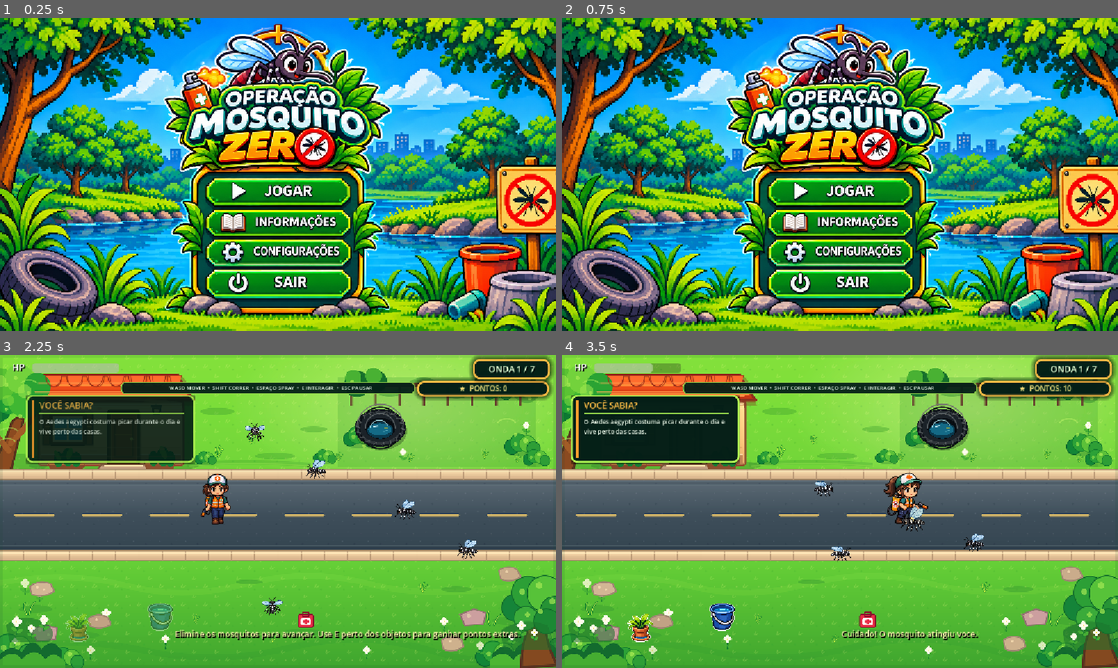
Above: before the commit, frames 1-4 (two rows, left to right).
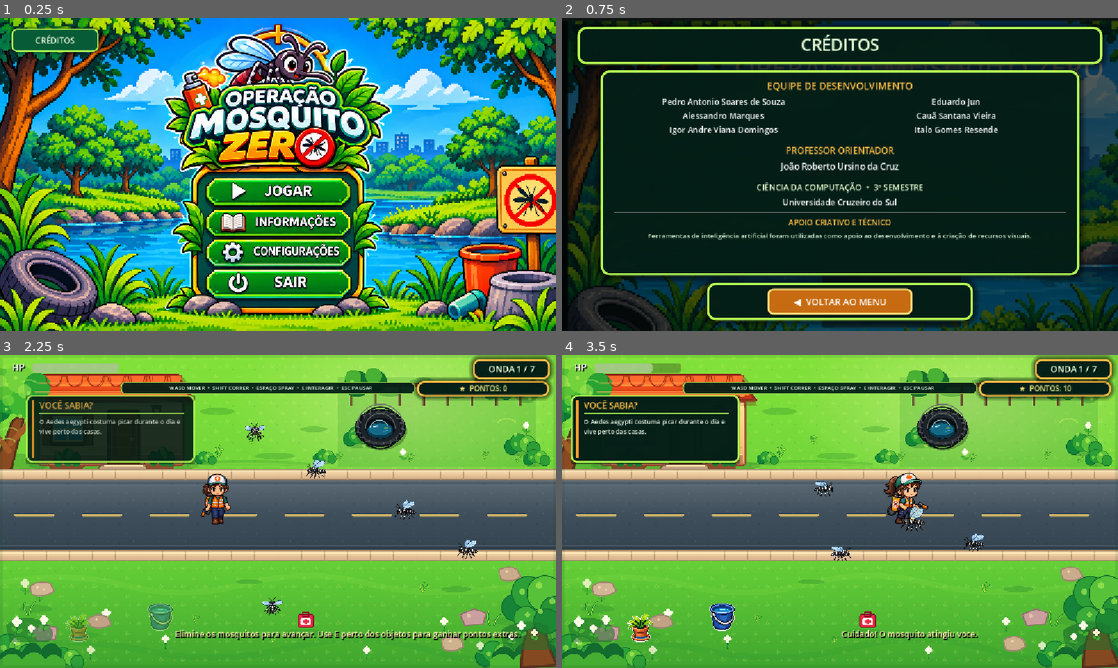
Above: after the commit, the same moments.

Repository: italolwk/operacao-mosquito-zero
Game: Godot game, scene res://main.tscn
Same seed, same stepped clock (60 frames per second), same inputs: the game is played once before the commit and once after it. Sound files missing from this copy of the repository are replaced by a short silence.
Inputs (mouse positions are in pixels of both pictures, inside the frame that each line leads up to):
- Up to frame 1 (0.25 s): no input
- Up to frame 2 (0.75 s): click (617, 39) at 0.5 s, where only the run after the commit has a clickable "CRÉDITOS"
- Up to frame 3 (2.25 s): click (278, 639) at 1.25 s, where only the run after the commit has a clickable "◀ VOLTAR AO MENU"; click (272, 527) at 2 s
- Up to frame 4 (3.5 s): tap Enter at 2.75 s; move the mouse to (962, 495) at 2.77 s; hold Right (ui_right) from 2.78 s (still down); hold Shift from 2.78 s (still down); tap Space at 3.02, 3.32 s

The runs differ from the first frame. In frame 1, 1.1% of the frame differs, in the area x 1-18%, y 2-12%; in frame 2, 93%, in the area x 0-100%, y 0-100%; in frame 3, less than 0.1%; in frame 4, nothing differs.

Commit message:
Atualiza jogo com tela de créditos

Diff:
--- /dev/null
+++ b/creditos.gd
@@ -0,0 +1,142 @@
+extends Control
+
+func _ready() -> void:
+    _montar_tela()
+
+func _montar_tela() -> void:
+    var sombra := ColorRect.new()
+    sombra.set_anchors_and_offsets_preset(Control.PRESET_FULL_RECT)
+    sombra.color = Color(0.005, 0.035, 0.03, 0.64)
+    sombra.mouse_filter = Control.MOUSE_FILTER_IGNORE
+    add_child(sombra)
+
+    var cabecalho := Panel.new()
+    cabecalho.position = Vector2(32, 18)
+    cabecalho.size = Vector2(1088, 78)
+    cabecalho.add_theme_stylebox_override("panel", _painel_style())
+    add_child(cabecalho)
+
+    var titulo := _rotulo("CRÉDITOS", 34, Color("#f1ffd9"), true)
+    titulo.position = Vector2(32, 29)
+    titulo.size = Vector2(1088, 52)
+    titulo.add_theme_color_override("font_outline_color", Color("#063b2b"))
+    titulo.add_theme_constant_override("outline_size", 5)
+    add_child(titulo)
+
+    var painel := PanelContainer.new()
+    painel.position = Vector2(80, 108)
+    painel.size = Vector2(992, 425)
+    painel.add_theme_stylebox_override("panel", _painel_style())
+    add_child(painel)
+
+    var coluna := VBoxContainer.new()
+    coluna.add_theme_constant_override("separation", 7)
+    coluna.size_flags_horizontal = Control.SIZE_EXPAND_FILL
+    coluna.size_flags_vertical = Control.SIZE_EXPAND_FILL
+    painel.add_child(coluna)
+
+    coluna.add_child(_rotulo("EQUIPE DE DESENVOLVIMENTO", 20, Color("#ffbd45"), true))
+
+    var equipe := HBoxContainer.new()
+    equipe.add_theme_constant_override("separation", 28)
+    equipe.size_flags_horizontal = Control.SIZE_EXPAND_FILL
+    coluna.add_child(equipe)
+
+    var coluna_esquerda := VBoxContainer.new()
+    coluna_esquerda.size_flags_horizontal = Control.SIZE_EXPAND_FILL
+    coluna_esquerda.add_theme_constant_override("separation", 5)
+    equipe.add_child(coluna_esquerda)
+    coluna_esquerda.add_child(_rotulo("Pedro Antonio Soares de Souza", 17, Color.WHITE, true))
+    coluna_esquerda.add_child(_rotulo("Alessandro Marques", 17, Color.WHITE, true))
+    coluna_esquerda.add_child(_rotulo("Igor Andre Viana Domingos", 17, Color.WHITE, true))
+
+    var coluna_direita := VBoxContainer.new()
+    coluna_direita.size_flags_horizontal = Control.SIZE_EXPAND_FILL
+    coluna_direita.add_theme_constant_override("separation", 5)
+    equipe.add_child(coluna_direita)
+    coluna_direita.add_child(_rotulo("Eduardo Jun", 17, Color.WHITE, true))
+    coluna_direita.add_child(_rotulo("Cauã Santana Vieira", 17, Color.WHITE, true))
+    coluna_direita.add_child(_rotulo("Italo Gomes Resende", 17, Color.WHITE, true))
+
+    var divisor_equipe := HSeparator.new()
+    coluna.add_child(divisor_equipe)
+
+    coluna.add_child(_rotulo("PROFESSOR ORIENTADOR", 18, Color("#ffbd45"), true))
+    coluna.add_child(_rotulo("João Roberto Ursino da Cruz", 18, Color.WHITE, true))
+
+    var divisor_academico := HSeparator.new()
+    coluna.add_child(divisor_academico)
+
+    coluna.add_child(_rotulo("CIÊNCIA DA COMPUTAÇÃO  •  3º SEMESTRE", 17, Color("#eaffd1"), true))
+    coluna.add_child(_rotulo("Universidade Cruzeiro do Sul", 17, Color.WHITE, true))
+
+    var divisor_apoio := HSeparator.new()
+    coluna.add_child(divisor_apoio)
+
+    coluna.add_child(_rotulo("APOIO CRIATIVO E TÉCNICO", 16, Color("#ffbd45"), true))
+    var apoio := _rotulo("Ferramentas de inteligência artificial foram utilizadas como apoio ao desenvolvimento e à criação de recursos visuais.", 14, Color("#d7f0d3"), true)
+    apoio.autowrap_mode = TextServer.AUTOWRAP_WORD_SMART
+    coluna.add_child(apoio)
+
+    var faixa_rodape := Panel.new()
+    faixa_rodape.position = Vector2(300, 548)
+    faixa_rodape.size = Vector2(552, 78)
+    faixa_rodape.add_theme_stylebox_override("panel", _painel_style())
+    add_child(faixa_rodape)
+
+    var voltar := Button.new()
+    voltar.text = "◀  VOLTAR AO MENU"
+    voltar.position = Vector2(426, 560)
+    voltar.size = Vector2(300, 54)
+    _estilizar_botao(voltar, true)
+    voltar.pressed.connect(_voltar_menu)
+    add_child(voltar)
+
+func _rotulo(texto: String, tamanho: int, cor: Color, centralizar: bool = false) -> Label:
+    var label := Label.new()
+    label.text = texto
+    label.add_theme_font_size_override("font_size", tamanho)
+    label.add_theme_color_override("font_color", cor)
+    label.vertical_alignment = VERTICAL_ALIGNMENT_CENTER
+    if centralizar:
+        label.horizontal_alignment = HORIZONTAL_ALIGNMENT_CENTER
+    return label
+
+func _voltar_menu() -> void:
+    OMZAudio.play_sfx("botao", -5.0)
+    get_tree().change_scene_to_file("res://main.tscn")
+
+func _painel_style() -> StyleBoxFlat:
+    var estilo := StyleBoxFlat.new()
+    estilo.bg_color = Color(0.015, 0.12, 0.09, 0.96)
+    estilo.border_color = Color("#b6ff55")
+    estilo.set_border_width_all(5)
+    estilo.set_corner_radius_all(18)
+    estilo.shadow_color = Color(0, 0, 0, 0.58)
+    estilo.shadow_size = 14
+    estilo.content_margin_left = 28
+    estilo.content_margin_right = 28
+    estilo.content_margin_top = 18
+    estilo.content_margin_bottom = 18
+    return estilo
+
+func _estilizar_botao(botao: Button, laranja: bool = false) -> void:
+    botao.add_theme_font_size_override("font_size", 19)
+    botao.add_theme_color_override("font_color", Color.WHITE)
+    botao.mouse_default_cursor_shape = Control.CURSOR_POINTING_HAND
+    botao.focus_mode = Control.FOCUS_NONE
+    botao.mouse_entered.connect(func(): OMZAudio.play_sfx("botao", -12.0))
+    var normal := StyleBoxFlat.new()
+    normal.bg_color = Color("#087b43") if not laranja else Color("#c76b12")
+    normal.border_color = Color("#b6ff55") if not laranja else Color("#ffe17b")
+    normal.set_border_width_all(4)
+    normal.set_corner_radius_all(11)
+    normal.shadow_color = Color(0, 0, 0, 0.4)
+    normal.shadow_size = 5
+    var hover := normal.duplicate() as StyleBoxFlat
+    hover.bg_color = Color("#149d56") if not laranja else Color("#ed8a1e")
+    hover.border_color = Color("#efff9b")
+    botao.add_theme_stylebox_override("normal", normal)
+    botao.add_theme_stylebox_override("hover", hover)
+    botao.add_theme_stylebox_override("pressed", normal)
+    botao.add_theme_stylebox_override("focus", normal)
--- /dev/null
+++ b/creditos.tscn
@@ -0,0 +1,23 @@
+[gd_scene load_steps=3 format=3]
+
+[ext_resource type="Script" path="res://creditos.gd" id="1"]
+[ext_resource type="Texture2D" path="res://assets/ui/fundo_menu.png" id="2"]
+
+[node name="Creditos" type="Control"]
+layout_mode = 3
+anchors_preset = 15
+anchor_right = 1.0
+anchor_bottom = 1.0
+grow_horizontal = 2
+grow_vertical = 2
+script = ExtResource("1")
+
+[node name="Fundo" type="TextureRect" parent="."]
+layout_mode = 1
+anchors_preset = 15
+anchor_right = 1.0
+anchor_bottom = 1.0
+texture = ExtResource("2")
+expand_mode = 1
+stretch_mode = 6
+mouse_filter = 2
--- a/main.gd
+++ b/main.gd
@@ -5,6 +5,7 @@
     OMZAudio.play_menu_music()
     for botao in [$AreaJogar, $AreaInformacoes, $AreaConfiguracoes, $AreaSair]:
         _preparar_area_clicavel(botao)
+    _preparar_botao_creditos($AreaCreditos)
 
 func _preparar_area_clicavel(botao: Button) -> void:
     botao.mouse_default_cursor_shape = Control.CURSOR_POINTING_HAND
@@ -48,6 +49,38 @@
     OMZAudio.play_sfx("botao", -5.0)
     get_tree().change_scene_to_file("res://configuracoes.tscn")
 
+func _abrir_creditos() -> void:
+    OMZAudio.play_sfx("botao", -5.0)
+    get_tree().change_scene_to_file("res://creditos.tscn")
+
+func _preparar_botao_creditos(botao: Button) -> void:
+    botao.mouse_default_cursor_shape = Control.CURSOR_POINTING_HAND
+    botao.focus_mode = Control.FOCUS_NONE
+    botao.add_theme_font_size_override("font_size", 17)
+    botao.add_theme_color_override("font_color", Color("#f5ffe7"))
+    botao.add_theme_color_override("font_hover_color", Color.WHITE)
+    botao.mouse_entered.connect(func(): OMZAudio.play_sfx("botao", -12.0))
+
+    var normal := StyleBoxFlat.new()
+    normal.bg_color = Color("#075b36")
+    normal.border_color = Color("#b6ff55")
+    normal.set_border_width_all(3)
+    normal.set_corner_radius_all(10)
+    normal.shadow_color = Color(0, 0, 0, 0.45)
+    normal.shadow_size = 5
+
+    var hover := normal.duplicate() as StyleBoxFlat
+    hover.bg_color = Color("#0b8a4a")
+    hover.border_color = Color("#efff9b")
+
+    var pressed := normal.duplicate() as StyleBoxFlat
+    pressed.bg_color = Color("#034226")
+
+    botao.add_theme_stylebox_override("normal", normal)
+    botao.add_theme_stylebox_override("hover", hover)
+    botao.add_theme_stylebox_override("pressed", pressed)
+    botao.add_theme_stylebox_override("focus", normal)
+
 func _sair() -> void:
     OMZAudio.play_sfx("botao", -5.0)
     get_tree().quit()
--- a/main.tscn
+++ b/main.tscn
@@ -56,7 +56,16 @@
 text = ""
 focus_mode = 0
 
+[node name="AreaCreditos" type="Button" parent="."]
+offset_left = 24.0
+offset_top = 22.0
+offset_right = 204.0
+offset_bottom = 70.0
+text = "CRÉDITOS"
+focus_mode = 0
+
 [connection signal="pressed" from="AreaJogar" to="." method="_on_botaojogar_pressed"]
 [connection signal="pressed" from="AreaInformacoes" to="." method="_on_botao_informacoes_pressed"]
 [connection signal="pressed" from="AreaConfiguracoes" to="." method="_abrir_configuracoes"]
 [connection signal="pressed" from="AreaSair" to="." method="_sair"]
+[connection signal="pressed" from="AreaCreditos" to="." method="_abrir_creditos"]
Not shown, added: creditos.gd.uid
Not shown, added: export_presets.cfg
Not shown, added: web/index.apple-touch-icon.png.import
Not shown, added: web/index.icon.png.import
Not shown, added: web/index.png.import
Not shown, added: .gitignore
Not shown, changed: web/index.js
Not shown, changed: web/index.pck
Not shown, changed: web/index.wasm
